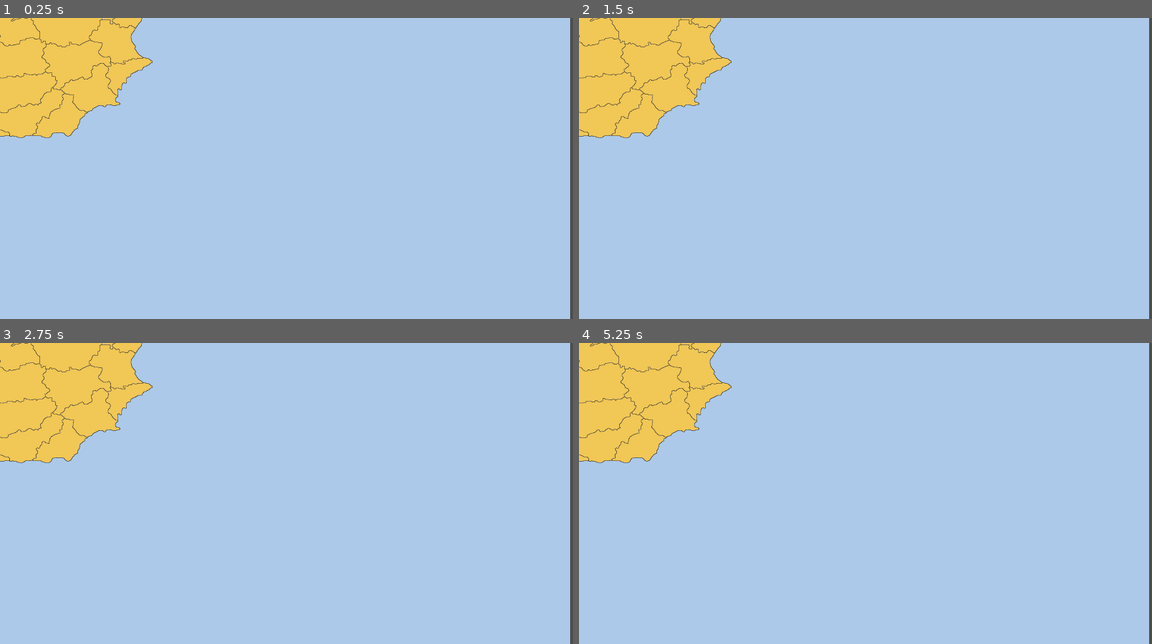
Above: before the commit, frames 1-4 (two rows, left to right).
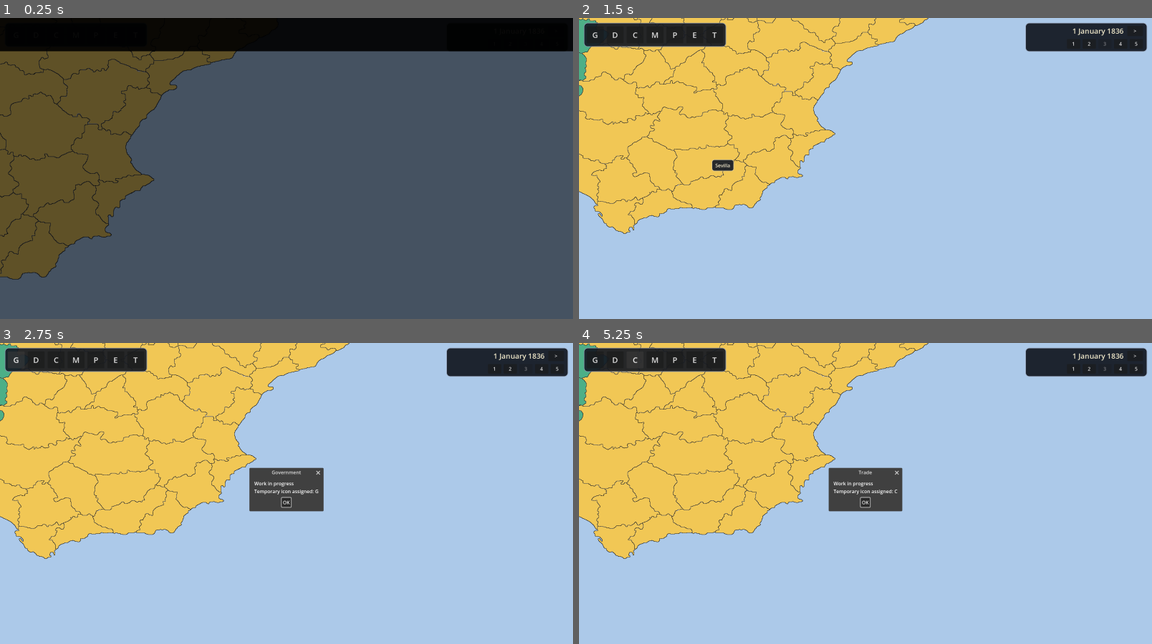
Above: after the commit, the same moments.

Repository: Marcoxis/Balance-of-Power
Game: Godot game, scene res://scenes/Main.tscn
Same seed, same stepped clock (60 frames per second), same inputs: the game is played once before the commit and once after it. This scene is started directly instead of the project's main scene.
Inputs (mouse positions are in pixels of both pictures, inside the frame that each line leads up to):
- Up to frame 1 (0.25 s): no input
- Up to frame 2 (1.5 s): tap Enter at 0.5, 0.6 s; move the mouse to (991, 153) at 0.52 s; hold Right (ui_right) 0.53-1.25 s; click (991, 153) at 0.67 s; tap Space at 0.77 s; click (705, 162) at 1.25 s, where only the run after the commit has a clickable "X"
- Up to frame 3 (2.75 s): click (17, 361) at 2 s, where only the run after the commit has a clickable "G"
- Up to frame 4 (5.25 s): click (865, 502) at 2.75 s, where only the run after the commit has a clickable "OK"; click (613, 361) at 3.5 s, where only the run after the commit has a clickable "D"; click (865, 502) at 4.25 s, where only the run after the commit has a clickable "OK"; click (636, 361) at 5 s, where only the run after the commit has a clickable "C"

The runs differ from the first frame. In frame 1, 100% of the frame differs, in the area x 0-100%, y 0-100%; in frame 2, 25%; in frame 3, 27%; in frame 4, 27%.
Error before the commit: Parse Error: Function "get_viewport_rect()" not found in base self. (res://scripts/game_ui.gd:180)

Commit message:
añadido menu de investigación y boton de modo debug en el menu de la partida

Diff:
--- a/data/localization.json
+++ b/data/lenguages.json
@@ -47,6 +47,12 @@
     "game.side.population": "Population",
     "game.side.economy": "Economy",
     "game.side.technology": "Technology",
+    "game.tech.title": "Research",
+    "game.tech.military": "Military",
+    "game.tech.economic": "Economic",
+    "game.tech.civil": "Civil",
+    "game.tech.diplomatic": "Diplomatic",
+    "game.tech.placeholder": "%s research is still in progress.",
     "game.temp_icon": "Temporary icon assigned: %s",
     "game.intro_skip": "Click, Enter or Esc to skip",
     "months.1": "January",
@@ -110,6 +116,12 @@
     "game.side.population": "Poblacion",
     "game.side.economy": "Economia",
     "game.side.technology": "Tecnologia",
+    "game.tech.title": "Investigacion",
+    "game.tech.military": "Militar",
+    "game.tech.economic": "Economica",
+    "game.tech.civil": "Civil",
+    "game.tech.diplomatic": "Diplomatica",
+    "game.tech.placeholder": "La investigacion de %s se esta trabajando en ello.",
     "game.temp_icon": "Icono temporal asignado: %s",
     "game.intro_skip": "Pulsa clic, Enter o Esc para saltar",
     "months.1": "Enero",
--- a/scenes/Main.tscn
+++ b/scenes/Main.tscn
@@ -13,10 +13,10 @@
 script = ExtResource("2_uu6xs")
 
 [node name="whiteMap" type="TextureRect" parent="." unique_id=32087908]
-offset_left = -2100.0
-offset_top = -2000.0
-offset_right = 1900.0
-offset_bottom = 2000.0
+offset_left = -1757.0
+offset_top = -1761.0
+offset_right = 2243.0
+offset_bottom = 2239.0
 texture = ExtResource("3_cm0pq")
 
 [node name="colorMap" type="TextureRect" parent="." unique_id=1919895736]
--- a/scripts/game_ui.gd
+++ b/scripts/game_ui.gd
@@ -32,6 +32,13 @@
 var top_menu_buttons: Array[Button] = []
 var top_menu_title_keys: Array[String] = []
 
+var technology_panel: PanelContainer = null
+var technology_title_label: Label = null
+var technology_tab_container: TabContainer = null
+var technology_section_labels: Array[Label] = []
+var technology_tab_labels: Array[Label] = []
+var technology_tab_title_keys: Array[String] = []
+
 var top_bar_panel: PanelContainer = null
 var date_label: Label = null
 var speed_buttons: Array[Button] = []
@@ -72,11 +79,24 @@
 		if intro_skip_requested:
 			_end_intro_animation()
 
+func _get_viewport_size() -> Vector2:
+	var viewport: Viewport = get_viewport()
+	if viewport == null:
+		return Vector2.ZERO
+	return viewport.get_visible_rect().size
+
+func _get_mouse_position() -> Vector2:
+	var viewport: Viewport = get_viewport()
+	if viewport == null:
+		return Vector2.ZERO
+	return viewport.get_mouse_position()
+
 func _create_ui() -> void:
 	_create_province_info_panel()
 	_create_pause_menu()
 	_create_hover_name_panel()
 	_create_top_menu()
+	_create_technology_panel()
 	_create_top_bar()
 	_create_intro_overlay()
 
@@ -177,7 +197,7 @@
 	province_info_extra.autowrap_mode = TextServer.AUTOWRAP_WORD_SMART
 	content.add_child(province_info_extra)
 
-	province_info_panel.position = _clamp_panel_to_viewport(Vector2(24, get_viewport_rect().size.y - 564), province_info_panel)
+	province_info_panel.position = _clamp_panel_to_viewport(Vector2(24, _get_viewport_size().y - 564), province_info_panel)
 
 func _create_pause_menu() -> void:
 	pause_menu_panel = PanelContainer.new()
@@ -216,6 +236,7 @@
 
 	var button_defs: Array = [
 		{"key": "game.resume", "callback": func() -> void: emit_signal("resume_requested")},
+		{"key": "menu.debugger", "callback": func() -> void: show_coming_soon_popup(Localization.t("menu.debugger"))},
 		{"key": "menu.options", "callback": func() -> void: show_coming_soon_popup(Localization.t("menu.options"))},
 		{"key": "game.quit_to_menu", "callback": func() -> void: emit_signal("return_to_main_menu_requested")},
 		{"key": "game.quit_game", "callback": func() -> void: emit_signal("quit_requested")}
@@ -311,12 +332,140 @@
 		button.custom_minimum_size = Vector2(56, 56)
 		button.text = str(button_data["icon"])
 		button.add_theme_font_size_override("font_size", 26)
-		button.pressed.connect(func(title_key: String = str(button_data["key"]), menu_icon: String = str(button_data["icon"])) -> void:
-			show_coming_soon_popup(Localization.t(title_key), menu_icon)
-		)
+		if str(button_data["key"]) == "game.side.technology":
+			button.pressed.connect(func() -> void:
+				toggle_technology_panel()
+			)
+		else:
+			button.pressed.connect(func(title_key: String = str(button_data["key"]), menu_icon: String = str(button_data["icon"])) -> void:
+				show_coming_soon_popup(Localization.t(title_key), menu_icon)
+			)
 		buttons_box.add_child(button)
 		top_menu_buttons.append(button)
 		top_menu_title_keys.append(str(button_data["key"]))
+
+func _create_technology_panel() -> void:
+	technology_panel = PanelContainer.new()
+	technology_panel.name = "technologyPanel"
+	technology_panel.visible = false
+	technology_panel.mouse_filter = Control.MOUSE_FILTER_STOP
+	technology_panel.anchor_left = 0.0
+	technology_panel.anchor_top = 0.0
+	technology_panel.anchor_right = 0.0
+	technology_panel.anchor_bottom = 1.0
+	add_child(technology_panel)
+
+	var panel_style: StyleBoxFlat = StyleBoxFlat.new()
+	panel_style.bg_color = Color(0.08, 0.1, 0.14, 0.96)
+	panel_style.border_width_left = 2
+	panel_style.border_width_top = 2
+	panel_style.border_width_right = 2
+	panel_style.border_width_bottom = 2
+	panel_style.border_color = Color(0.55, 0.6, 0.7, 0.9)
+	panel_style.corner_radius_top_left = 12
+	panel_style.corner_radius_top_right = 12
+	panel_style.corner_radius_bottom_left = 12
+	panel_style.corner_radius_bottom_right = 12
+	panel_style.content_margin_left = 14
+	panel_style.content_margin_top = 14
+	panel_style.content_margin_right = 14
+	panel_style.content_margin_bottom = 14
+	technology_panel.add_theme_stylebox_override("panel", panel_style)
+
+	var content: VBoxContainer = VBoxContainer.new()
+	content.add_theme_constant_override("separation", 10)
+	technology_panel.add_child(content)
+
+	var header: HBoxContainer = HBoxContainer.new()
+	header.add_theme_constant_override("separation", 8)
+	content.add_child(header)
+
+	technology_title_label = Label.new()
+	technology_title_label.size_flags_horizontal = Control.SIZE_EXPAND_FILL
+	technology_title_label.add_theme_font_size_override("font_size", 26)
+	technology_title_label.add_theme_color_override("font_color", Color(0.95, 0.92, 0.8, 1.0))
+	header.add_child(technology_title_label)
+
+	var close_button: Button = Button.new()
+	close_button.text = "X"
+	close_button.custom_minimum_size = Vector2(36, 36)
+	close_button.pressed.connect(func() -> void:
+		hide_technology_panel()
+	)
+	header.add_child(close_button)
+
+	technology_tab_container = TabContainer.new()
+	technology_tab_container.size_flags_vertical = Control.SIZE_EXPAND_FILL
+	technology_tab_container.size_flags_horizontal = Control.SIZE_EXPAND_FILL
+	content.add_child(technology_tab_container)
+
+	technology_tab_title_keys = [
+		"game.tech.military",
+		"game.tech.economic",
+		"game.tech.civil",
+		"game.tech.diplomatic"
+	]
+	technology_section_labels.clear()
+	technology_tab_labels.clear()
+	for title_key in technology_tab_title_keys:
+		var tab_page: MarginContainer = MarginContainer.new()
+		tab_page.add_theme_constant_override("margin_left", 10)
+		tab_page.add_theme_constant_override("margin_top", 12)
+		tab_page.add_theme_constant_override("margin_right", 10)
+		tab_page.add_theme_constant_override("margin_bottom", 12)
+		technology_tab_container.add_child(tab_page)
+
+		var tab_content: VBoxContainer = VBoxContainer.new()
+		tab_content.add_theme_constant_override("separation", 10)
+		tab_page.add_child(tab_content)
+
+		var section_title: Label = Label.new()
+		section_title.add_theme_font_size_override("font_size", 22)
+		section_title.add_theme_color_override("font_color", Color(0.9, 0.87, 0.76, 1.0))
+		section_title.text = Localization.t(title_key)
+		tab_content.add_child(section_title)
+		technology_section_labels.append(section_title)
+
+		var placeholder: PanelContainer = PanelContainer.new()
+		placeholder.custom_minimum_size = Vector2(0, 180)
+		tab_content.add_child(placeholder)
+
+		var placeholder_style: StyleBoxFlat = StyleBoxFlat.new()
+		placeholder_style.bg_color = Color(0.12, 0.14, 0.18, 0.92)
+		placeholder_style.border_width_left = 1
+		placeholder_style.border_width_top = 1
+		placeholder_style.border_width_right = 1
+		placeholder_style.border_width_bottom = 1
+		placeholder_style.border_color = Color(0.42, 0.48, 0.58, 0.8)
+		placeholder_style.corner_radius_top_left = 10
+		placeholder_style.corner_radius_top_right = 10
+		placeholder_style.corner_radius_bottom_left = 10
+		placeholder_style.corner_radius_bottom_right = 10
+		placeholder_style.content_margin_left = 16
+		placeholder_style.content_margin_top = 16
+		placeholder_style.content_margin_right = 16
+		placeholder_style.content_margin_bottom = 16
+		placeholder.add_theme_stylebox_override("panel", placeholder_style)
+
+		var placeholder_label: Label = Label.new()
+		placeholder_label.autowrap_mode = TextServer.AUTOWRAP_WORD_SMART
+		placeholder_label.horizontal_alignment = HORIZONTAL_ALIGNMENT_CENTER
+		placeholder_label.vertical_alignment = VERTICAL_ALIGNMENT_CENTER
+		placeholder_label.set_anchors_preset(Control.PRESET_FULL_RECT)
+		placeholder.add_child(placeholder_label)
+		technology_tab_labels.append(placeholder_label)
+
+	_layout_technology_panel()
+
+func _layout_technology_panel() -> void:
+	if technology_panel == null:
+		return
+	var viewport_size: Vector2 = _get_viewport_size()
+	var panel_width: float = maxf(320.0, floorf(viewport_size.x * 0.25))
+	technology_panel.offset_left = 16
+	technology_panel.offset_top = 104
+	technology_panel.offset_right = 16 + panel_width
+	technology_panel.offset_bottom = -16
 
 func _create_top_bar() -> void:
 	top_bar_panel = PanelContainer.new()
@@ -427,12 +576,12 @@
 	if event is InputEventMouseButton and event.button_index == MOUSE_BUTTON_LEFT:
 		province_info_dragging = event.pressed
 		if province_info_dragging:
-			province_info_drag_offset = province_info_panel.position - get_global_mouse_position()
+			province_info_drag_offset = province_info_panel.position - _get_mouse_position()
 	elif event is InputEventMouseMotion and province_info_dragging:
-		province_info_panel.position = _clamp_panel_to_viewport(get_global_mouse_position() + province_info_drag_offset, province_info_panel)
+		province_info_panel.position = _clamp_panel_to_viewport(_get_mouse_position() + province_info_drag_offset, province_info_panel)
 
 func _clamp_panel_to_viewport(target_position: Vector2, panel: Control) -> Vector2:
-	var viewport_size: Vector2 = get_viewport_rect().size
+	var viewport_size: Vector2 = _get_viewport_size()
 	var panel_size: Vector2 = panel.size
 	if panel_size == Vector2.ZERO:
 		panel_size = panel.get_combined_minimum_size()
@@ -482,7 +631,7 @@
 		return
 	hover_name_label.text = name
 	var panel_size: Vector2 = hover_name_panel.get_combined_minimum_size()
-	var viewport_size: Vector2 = get_viewport_rect().size
+	var viewport_size: Vector2 = _get_viewport_size()
 	var desired_position: Vector2 = mouse_pos + Vector2(20, -6)
 	hover_name_panel.position = Vector2(
 		clampf(desired_position.x, 0.0, maxf(0.0, viewport_size.x - panel_size.x)),
@@ -495,14 +644,36 @@
 		hover_name_panel.visible = false
 
 func is_mouse_over_top_menu(mouse_pos: Vector2) -> bool:
-	if top_menu_panel == null:
-		return false
-	return Rect2(top_menu_panel.global_position, top_menu_panel.size).has_point(mouse_pos)
+	if top_menu_panel != null and Rect2(top_menu_panel.global_position, top_menu_panel.size).has_point(mouse_pos):
+		return true
+	if technology_panel != null and technology_panel.visible and Rect2(technology_panel.global_position, technology_panel.size).has_point(mouse_pos):
+		return true
+	return false
+
+func toggle_technology_panel() -> void:
+	if technology_panel == null:
+		return
+	if technology_panel.visible:
+		hide_technology_panel()
+	else:
+		show_technology_panel()
+
+func show_technology_panel() -> void:
+	if technology_panel == null:
+		return
+	_layout_technology_panel()
+	technology_panel.visible = true
+	hide_hover_name()
+
+func hide_technology_panel() -> void:
+	if technology_panel != null:
+		technology_panel.visible = false
 
 func show_pause_menu() -> void:
 	if pause_menu_panel != null:
 		pause_menu_panel.visible = true
 		center_pause_menu()
+	hide_technology_panel()
 	hide_hover_name()
 
 func hide_pause_menu() -> void:
@@ -515,7 +686,7 @@
 func center_pause_menu() -> void:
 	if pause_menu_panel == null:
 		return
-	var viewport_size: Vector2 = get_viewport_rect().size
+	var viewport_size: Vector2 = _get_viewport_size()
 	var panel_size: Vector2 = pause_menu_panel.size
 	if panel_size == Vector2.ZERO:
 		panel_size = pause_menu_panel.get_combined_minimum_size()
@@ -621,6 +792,17 @@
 			button.text = Localization.t(key)
 	for i in range(min(top_menu_buttons.size(), top_menu_title_keys.size())):
 		top_menu_buttons[i].tooltip_text = Localization.t(top_menu_title_keys[i])
+	if technology_title_label != null:
+		technology_title_label.text = Localization.t("game.tech.title")
+	if technology_tab_container != null:
+		for i in range(min(technology_tab_container.get_tab_count(), technology_tab_title_keys.size())):
+			technology_tab_container.set_tab_title(i, Localization.t(technology_tab_title_keys[i]))
+	if technology_section_labels.size() == technology_tab_title_keys.size():
+		for i in range(technology_section_labels.size()):
+			technology_section_labels[i].text = Localization.t(technology_tab_title_keys[i])
+	if technology_tab_labels.size() == technology_tab_title_keys.size():
+		for i in range(technology_tab_labels.size()):
+			technology_tab_labels[i].text = Localization.t("game.tech.placeholder", [Localization.t(technology_tab_title_keys[i])])
 	if terrain_title_label != null:
 		terrain_title_label.text = Localization.t("game.province.terrain")
 	if terrain_placeholder_label != null:
--- a/scripts/localization.gd
+++ b/scripts/localization.gd
@@ -3,7 +3,8 @@
 signal language_changed(language_code: String)
 
 const DEFAULT_LANGUAGE: String = "en"
-const LOCALIZATION_PATH: String = "res://data/localization.json"
+const LOCALIZATION_PATH: String = "res://data/lenguages.json"
+const LEGACY_LOCALIZATION_PATH: String = "res://data/localization.json"
 
 var current_language: String = DEFAULT_LANGUAGE
 var translations: Dictionary = {}
@@ -14,8 +15,12 @@
 
 func _load_translations() -> void:
 	var file: FileAccess = FileAccess.open(LOCALIZATION_PATH, FileAccess.READ)
+	var resolved_path: String = LOCALIZATION_PATH
 	if not file:
-		push_error("No se pudo abrir %s" % LOCALIZATION_PATH)
+		file = FileAccess.open(LEGACY_LOCALIZATION_PATH, FileAccess.READ)
+		resolved_path = LEGACY_LOCALIZATION_PATH
+	if not file:
+		push_error("No se pudo abrir %s ni %s" % [LOCALIZATION_PATH, LEGACY_LOCALIZATION_PATH])
 		translations = {}
 		return
 
@@ -24,7 +29,7 @@
 
 	var parsed: Variant = JSON.parse_string(text)
 	if typeof(parsed) != TYPE_DICTIONARY:
-		push_error("Formato invalido en %s" % LOCALIZATION_PATH)
+		push_error("Formato invalido en %s" % resolved_path)
 		translations = {}
 		return
 
Not shown, changed: ToDo list
